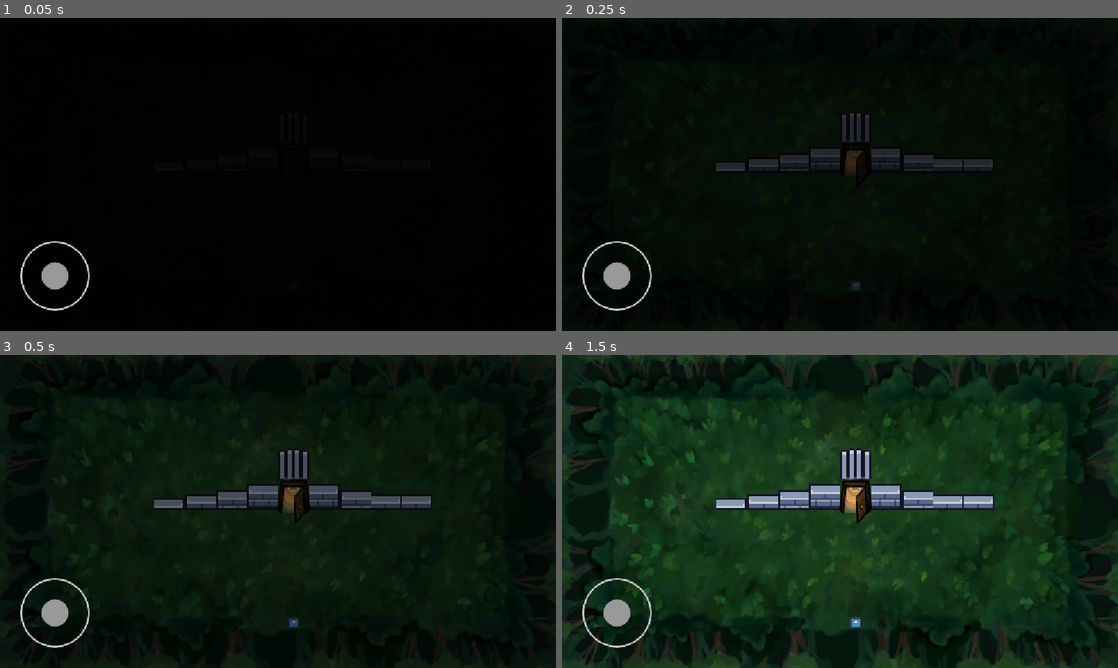
Above: before the commit, frames 1-4 (two rows, left to right).
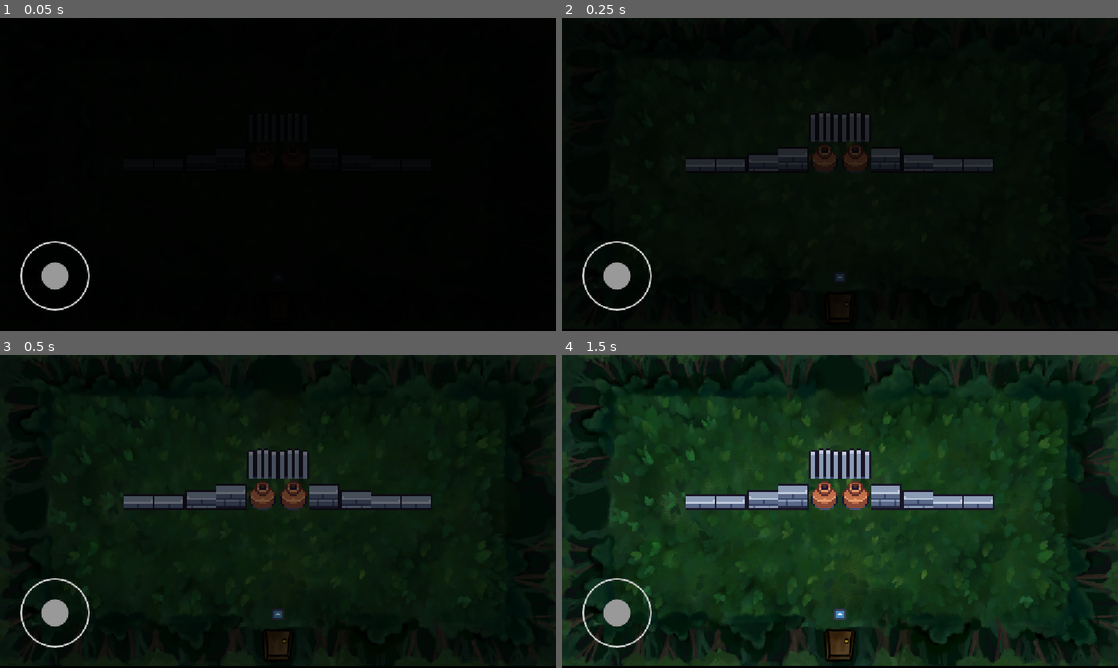
Above: after the commit, the same moments.

Repository: bnjmntmm/play_dungeon_crawler
Game: Godot game, scene res://scenes/end_room/end_room.tscn
Same seed, same stepped clock (60 frames per second), same inputs: the game is played once before the commit and once after it. This scene is started directly instead of the project's main scene. The engine's default icon, where the game draws it, is replaced by a stand-in: a white triangle on a blue panel in a dark square.
Inputs (mouse positions are in pixels of both pictures, inside the frame that each line leads up to):
- Up to frame 1 (0.05 s): no input
- Up to frame 2 (0.25 s): no input
- Up to frame 3 (0.5 s): no input
- Up to frame 4 (1.5 s): tap Enter (ui_accept) at 0.5, 0.77, 1.25 s; move the mouse to (962, 495) at 0.52 s; hold Right (ui_right) 0.53-1.28 s; tap Y at 0.6 s; click (962, 495) at 0.67 s; move the mouse to (728, 527) at 1.27 s; hold S from 1.28 s (still down); tap N at 1.35 s

The runs differ from the first frame. In frame 2, 1.3% of the frame differs, in the area x 22-56%, y 30-92%; in frame 3, 3.0%; in frame 4, 5.5%, in the area x 0-100%, y 0-100%.

Commit message:
Fixed collisions and nav mesh generation

Diff:
--- a/scenes/end_room/end_room.tscn
+++ b/scenes/end_room/end_room.tscn
@@ -1,12 +1,19 @@
 [gd_scene format=4 uid="uid://brkub0ovdbfcx"]
-[ext_resource type="Texture2D" uid="uid://c8cxiiuetkp75" path="res://assets/sprites/world_sprites/Hintergrund.PNG" id="bg_hintergrund"]
 
 [ext_resource type="TileSet" uid="uid://vdu1ji6k73dm" path="res://assets/resources/tile_sets/placeholder_tileset.tres" id="1_6tph8"]
 [ext_resource type="Script" uid="uid://cvl628i856ueo" path="res://scenes/end_room/end_room.gd" id="1_iyxm6"]
 [ext_resource type="PackedScene" uid="uid://dad5rvg2vb10d" path="res://scenes/player/player.tscn" id="3_wc4q1"]
+[ext_resource type="Texture2D" uid="uid://34qkqi65ha0q" path="res://assets/sprites/world_sprites/Tuer_zu.png" id="4_lkedx"]
 [ext_resource type="PackedScene" uid="uid://b5d5wutgrruw2" path="res://scenes/ui/scene_fader/scene_fader.tscn" id="4_rdyi0"]
 [ext_resource type="PackedScene" uid="uid://db0lumpc20jpc" path="res://scenes/level_door/level_door.tscn" id="5_ae138"]
 [ext_resource type="PackedScene" uid="uid://o61iiilu83u4" path="res://scenes/start_room/start_room.tscn" id="6_v48nx"]
+[ext_resource type="Texture2D" uid="uid://c8cxiiuetkp75" path="res://assets/sprites/world_sprites/Hintergrund.PNG" id="bg_hintergrund"]
+
+[sub_resource type="RectangleShape2D" id="RectangleShape2D_5gynk"]
+size = Vector2(1152, 64)
+
+[sub_resource type="RectangleShape2D" id="RectangleShape2D_3d4vl"]
+size = Vector2(64, 512)
 
 [node name="EndRoom" type="Node2D" unique_id=2119270197]
 script = ExtResource("1_iyxm6")
@@ -14,26 +21,52 @@
 [node name="TileLayers" type="Node2D" parent="." unique_id=1396138531]
 
 [node name="MainLevelLayer" type="Sprite2D" parent="TileLayers" unique_id=706239462]
-position = Vector2(576, 323.99997)
+position = Vector2(576, 320)
 rotation = 1.5707964
 scale = Vector2(0.6, 0.6)
 texture = ExtResource("bg_hintergrund")
 
 [node name="MainLevelCollisionLayer" type="TileMapLayer" parent="TileLayers" unique_id=696239462]
+visible = false
 scale = Vector2(4, 4)
 tile_map_data = PackedByteArray("AAAAAAAAAAABAAAAAAABAAAAAAACAAAAAAACAAAAAAACAAAAAAADAAAAAAACAAAAAAAEAAAAAAACAAAAAAAFAA …(2816 unchanged characters)…
 tile_set = ExtResource("1_6tph8")
 navigation_enabled = false
 
-visible = false
 [node name="ObjectLayer" type="TileMapLayer" parent="TileLayers" unique_id=1213103069]
 scale = Vector2(4, 4)
-tile_map_data = PackedByteArray("AAAFAAQABAABAAEAAAAGAAQABAACAAEAAAAHAAQABAAGAAEAAAAIAAQABAAIAAEAAAAKAAQABAAJAAEAAAALAAQABAAGAAEAAAAMAAQABAAFAAEAAAANAAQABAADAAEAAAAJAAMABAAAAAIAAAAJAAQAAQABAAUAAAA=")
+tile_map_data = PackedByteArray("AAAFAAQABAAFAAEAAAAGAAQABAAGAAEAAAAHAAQABAAJAAEAAAAIAAQAAQABAAUAAAAKAAQABAAJAAEAAAALAAQABAAGAAEAAAAMAAQABAAFAAEAAAANAAQABAADAAEAAAAJAAMABAAAAAIAAAAJAAQAAQABAAUAAAAIAAMABAAAAAIAAAAEAAQABAAFAAEAAAA=")
 tile_set = ExtResource("1_6tph8")
 navigation_enabled = false
 
+[node name="Wall" type="StaticBody2D" parent="TileLayers" unique_id=397479653]
+position = Vector2(44, 183)
+collision_mask = 22
+
+[node name="CollisionShape2D" type="CollisionShape2D" parent="TileLayers/Wall" unique_id=2041723795]
+position = Vector2(532, -151)
+shape = SubResource("RectangleShape2D_5gynk")
+
+[node name="CollisionShape2D2" type="CollisionShape2D" parent="TileLayers/Wall" unique_id=609212114]
+position = Vector2(532, 425)
+shape = SubResource("RectangleShape2D_5gynk")
+
+[node name="CollisionShape2D5" type="CollisionShape2D" parent="TileLayers/Wall" unique_id=41362119]
+position = Vector2(-12, 137)
+shape = SubResource("RectangleShape2D_3d4vl")
+
+[node name="CollisionShape2D6" type="CollisionShape2D" parent="TileLayers/Wall" unique_id=1896501021]
+position = Vector2(1076, 137)
+shape = SubResource("RectangleShape2D_3d4vl")
+
+[node name="TuerZu" type="Sprite2D" parent="." unique_id=406155931]
+position = Vector2(576, 602)
+rotation = -3.1415925
+scale = Vector2(0.244, 0.244)
+texture = ExtResource("4_lkedx")
+
 [node name="Player" parent="." unique_id=2108247644 instance=ExtResource("3_wc4q1")]
-position = Vector2(609, 554)
+position = Vector2(576, 537)
 use_slice_count_from_manager = true
 
 [node name="EndRoomUI" type="CanvasLayer" parent="." unique_id=1488534486]
@@ -41,6 +74,8 @@
 [node name="SceneFader" parent="EndRoomUI" unique_id=382022906 instance=ExtResource("4_rdyi0")]
 
 [node name="LevelDoor" parent="." unique_id=120435420 instance=ExtResource("5_ae138")]
-position = Vector2(608, 287)
+position = Vector2(576, 287)
+scale = Vector2(1.96, 1)
 is_teleport_door = true
 teleport_destination = ExtResource("6_v48nx")
+no_sprite = true
--- a/scenes/level_gen/dynamic_level.tscn
+++ b/scenes/level_gen/dynamic_level.tscn
@@ -13,11 +13,17 @@
 [ext_resource type="PackedScene" uid="uid://c88w75pb5xu4h" path="res://scenes/util/safe_area.tscn" id="11_a3nlj"]
 [ext_resource type="Texture2D" uid="uid://c8cxiiuetkp75" path="res://assets/sprites/world_sprites/Hintergrund.PNG" id="bg_hintergrund"]
 
-[sub_resource type="RectangleShape2D" id="RectangleShape2D_arqpn"]
-size = Vector2(65, 286)
+[sub_resource type="RectangleShape2D" id="RectangleShape2D_p52qu"]
+size = Vector2(544, 64)
 
-[sub_resource type="RectangleShape2D" id="RectangleShape2D_hgjwy"]
-size = Vector2(65, 496.99997)
+[sub_resource type="RectangleShape2D" id="RectangleShape2D_anga4"]
+size = Vector2(544, 64)
+
+[sub_resource type="RectangleShape2D" id="RectangleShape2D_1ngav"]
+size = Vector2(64, 224)
+
+[sub_resource type="RectangleShape2D" id="RectangleShape2D_a3nlj"]
+size = Vector2(64, 128)
 
 [node name="DynamicLevel" type="Node2D" unique_id=1100624506]
 script = ExtResource("1_ebv8c")
@@ -26,7 +32,7 @@
 [node name="TileLayers" type="Node2D" parent="." unique_id=1141214810]
 
 [node name="MainLevelLayer" type="Sprite2D" parent="TileLayers" unique_id=279505042]
-position = Vector2(576, 324)
+position = Vector2(576, 320)
 rotation = 1.5707964
 scale = Vector2(0.6, 0.6)
 texture = ExtResource("bg_hintergrund")
@@ -50,87 +56,105 @@
 collision_mask = 22
 
 [node name="CollisionShape2D" type="CollisionShape2D" parent="TileLayers/RoomCollisions/Wall" unique_id=2054619772]
-position = Vector2(22.5, -38)
-shape = SubResource("RectangleShape2D_arqpn")
+position = Vector2(228, -151)
+shape = SubResource("RectangleShape2D_p52qu")
 
-[node name="CollisionShape2D2" type="CollisionShape2D" parent="TileLayers/RoomCollisions/Wall" unique_id=620998285]
-position = Vector2(23, 337)
-shape = SubResource("RectangleShape2D_arqpn")
+[node name="CollisionShape2D2" type="CollisionShape2D" parent="TileLayers/RoomCollisions/Wall" unique_id=1664220053]
+position = Vector2(836, -151)
+shape = SubResource("RectangleShape2D_anga4")
 
-[node name="CollisionShape2D5" type="CollisionShape2D" parent="TileLayers/RoomCollisions/Wall" unique_id=1107713994]
-position = Vector2(1050, 337)
-shape = SubResource("RectangleShape2D_arqpn")
+[node name="CollisionShape2D3" type="CollisionShape2D" parent="TileLayers/RoomCollisions/Wall" unique_id=326079090]
+position = Vector2(228, 425)
+shape = SubResource("RectangleShape2D_p52qu")
 
-[node name="CollisionShape2D6" type="CollisionShape2D" parent="TileLayers/RoomCollisions/Wall" unique_id=1601741155]
-position = Vector2(1050, -38)
-shape = SubResource("RectangleShape2D_arqpn")
+[node name="CollisionShape2D4" type="CollisionShape2D" parent="TileLayers/RoomCollisions/Wall" unique_id=394436814]
+position = Vector2(836, 425)
+shape = SubResource("RectangleShape2D_anga4")
 
-[node name="CollisionShape2D3" type="CollisionShape2D" parent="TileLayers/RoomCollisions/Wall" unique_id=1047769397]
-position = Vector2(236.5, 423)
-rotation = 1.5707964
-shape = SubResource("RectangleShape2D_hgjwy")
+[node name="CollisionShape2D5" type="CollisionShape2D" parent="TileLayers/RoomCollisions/Wall" unique_id=154086589]
+position = Vector2(-12, 281)
+shape = SubResource("RectangleShape2D_1ngav")
 
-[node name="CollisionShape2D4" type="CollisionShape2D" parent="TileLayers/RoomCollisions/Wall" unique_id=775632431]
-position = Vector2(817, 423)
-rotation = 1.5707964
-shape = SubResource("RectangleShape2D_hgjwy")
+[node name="CollisionShape2D6" type="CollisionShape2D" parent="TileLayers/RoomCollisions/Wall" unique_id=795031998]
+position = Vector2(-12, -7)
+shape = SubResource("RectangleShape2D_1ngav")
 
-[node name="CollisionShape2D7" type="CollisionShape2D" parent="TileLayers/RoomCollisions/Wall" unique_id=1383796102]
-position = Vector2(228, -127)
-rotation = 1.5707964
-shape = SubResource("RectangleShape2D_hgjwy")
+[node name="CollisionShape2D7" type="CollisionShape2D" parent="TileLayers/RoomCollisions/Wall" unique_id=152288644]
+position = Vector2(1076, 281)
+shape = SubResource("RectangleShape2D_1ngav")
 
-[node name="CollisionShape2D8" type="CollisionShape2D" parent="TileLayers/RoomCollisions/Wall" unique_id=162938274]
-position = Vector2(812, -127)
-rotation = 1.5707964
-shape = SubResource("RectangleShape2D_hgjwy")
+[node name="CollisionShape2D8" type="CollisionShape2D" parent="TileLayers/RoomCollisions/Wall" unique_id=2022593378]
+position = Vector2(1076, -7)
+shape = SubResource("RectangleShape2D_1ngav")
 
-[node name="NavigationRegion2D" type="NavigationRegion2D" parent="." unique_id=1428946343]
+[node name="CollisionShape2D9" type="CollisionShape2D" parent="TileLayers/RoomCollisions/Wall" unique_id=1418119117]
+position = Vector2(1140, 137)
+shape = SubResource("RectangleShape2D_a3nlj")
+
+[node name="CollisionShape2D10" type="CollisionShape2D" parent="TileLayers/RoomCollisions/Wall" unique_id=988118766]
+position = Vector2(-76, 137)
+shape = SubResource("RectangleShape2D_a3nlj")
+
+[node name="CollisionShape2D11" type="CollisionShape2D" parent="TileLayers/RoomCollisions/Wall" unique_id=1253892936]
+position = Vector2(532, 489)
+rotation = -1.5707964
+shape = SubResource("RectangleShape2D_a3nlj")
+
+[node name="CollisionShape2D12" type="CollisionShape2D" parent="TileLayers/RoomCollisions/Wall" unique_id=1977902694]
+position = Vector2(532, -215)
+rotation = -1.5707964
+shape = SubResource("RectangleShape2D_a3nlj")
+
+[node name="NavigationRegion2D" type="NavigationRegion2D" parent="." unique_id=1428946343 node_paths=PackedStringArray("floor_polygon")]
 script = ExtResource("10_navigation")
+floor_polygon = NodePath("../FloorArea")
+
+[node name="FloorArea" type="Polygon2D" parent="." unique_id=2139087960]
+color = Color(1, 1, 1, 0)
+polygon = PackedVector2Array(1088, 576, 64, 576, 64, 64, 1088, 64, 1088, 576)
 
 [node name="SafeAreas" type="Node2D" parent="." unique_id=1612479251]
 position = Vector2(1120, 289.00003)
-scale = Vector2(8.839996, 8.08)
 
 [node name="SafeArea" parent="SafeAreas" unique_id=521000747 instance=ExtResource("11_a3nlj")]
-position = Vector2(-62.1041, 33.66336)
+position = Vector2(-544, 286.99997)
 
 [node name="SafeArea2" parent="SafeAreas" unique_id=1443511539 instance=ExtResource("11_a3nlj")]
-position = Vector2(-63.00908, -25.86634)
+position = Vector2(-1056, 30.999962)
 
 [node name="SafeArea3" parent="SafeAreas" unique_id=1707402177 instance=ExtResource("11_a3nlj")]
-position = Vector2(-115.49779, 4.9504914)
+position = Vector2(-544, -225.00005)
 
 [node name="SafeArea4" parent="SafeAreas" unique_id=1244036859 instance=ExtResource("11_a3nlj")]
-position = Vector2(-8.031678, 4.9504914)
+position = Vector2(-31.999939, 30.99996)
 
 [node name="LevelExits" type="Node2D" parent="." unique_id=555639378]
 
 [node name="LevelDoor" parent="LevelExits" unique_id=120435420 node_paths=PackedStringArray("enter_door") instance=ExtResource("6_m30r8")]
-position = Vector2(563, 56)
+position = Vector2(576, 32)
 enter_door = NodePath("../LevelDoor3")
-door_fade_duration = null
-player_spawn_offset = Vector2(0, 45)
+player_spawn_offset = Vector2(0, 64)
+no_sprite = false
 
 [node name="LevelDoor2" parent="LevelExits" unique_id=1431727498 node_paths=PackedStringArray("enter_door") instance=ExtResource("6_m30r8")]
-position = Vector2(1094, 329)
+position = Vector2(1120, 320)
+rotation = 1.5707964
 enter_door = NodePath("../LevelDoor4")
-door_fade_duration = null
-sprite_rotation_degrees = 90.0
-player_spawn_offset = Vector2(-45, 0)
+player_spawn_offset = Vector2(0, 64)
+no_sprite = false
 
 [node name="LevelDoor3" parent="LevelExits" unique_id=410338649 node_paths=PackedStringArray("enter_door") instance=ExtResource("6_m30r8")]
-position = Vector2(571, 606)
+position = Vector2(576, 608)
+rotation = -3.1415927
 enter_door = NodePath("../LevelDoor")
-door_fade_duration = null
-sprite_rotation_degrees = 180.0
-player_spawn_offset = Vector2(0, -45)
+player_spawn_offset = Vector2(0, 64)
+no_sprite = false
 
 [node name="LevelDoor4" parent="LevelExits" unique_id=144806269 node_paths=PackedStringArray("enter_door") instance=ExtResource("6_m30r8")]
-position = Vector2(52, 329)
+position = Vector2(32, 320)
+rotation = -1.5707964
 enter_door = NodePath("../LevelDoor2")
-door_fade_duration = null
-sprite_rotation_degrees = -90.0
-player_spawn_offset = Vector2(47.29, 0)
+player_spawn_offset = Vector2(0, 64)
+no_sprite = false
 
 [node name="Player" parent="." unique_id=2108247644 instance=ExtResource("7_wkt00")]
--- a/scenes/level_gen/runtime_navigation.gd
+++ b/scenes/level_gen/runtime_navigation.gd
@@ -1,10 +1,12 @@
 class_name NavigationRegion2DRuntimeBuilder
 extends NavigationRegion2D
-## Rebuilt from the current TileMapLayers, never from a saved room bake.
+## Rebuilt at runtime from the level's static collision shapes plus a hand-drawn floor outline.
 
 signal navigation_ready
 signal _bake_completed
 
+## Polygon2D (invisible) that traces the walkable floor. Assign it in the inspector.
+@export var floor_polygon: Polygon2D
 ## World-space minimum radius; expanded automatically for larger spawned animals.
 @export var minimum_agent_radius: float = 40
 @export var clearance_margin: float = 2.0
@@ -14,6 +16,10 @@
 var _bake_finished := false
 
 func rebuild(source_root: Node2D) -> void:
+	if floor_polygon == null:
+		push_error("NavigationRegion2DRuntimeBuilder: floor_polygon is not assigned.")
+		return
+
 	_rebuild_requested = true
 	if rebuilding:
 		await navigation_ready
@@ -23,7 +29,7 @@
 	while _rebuild_requested:
 		_rebuild_requested = false
 		enabled = false
-		# Tile scene instances and queued deletions must settle before parsing.
+		# Scene instances and queued deletions must settle before parsing.
 		await get_tree().process_frame
 		var tile_layers := source_root.find_children("*", "TileMapLayer", true, false)
 		for tile_layer: TileMapLayer in tile_layers:
@@ -40,8 +46,18 @@
 		polygon.agent_radius = _get_agent_radius(source_root) + clearance_margin
 		polygon.parsed_geometry_type = NavigationPolygon.PARSED_GEOMETRY_STATIC_COLLIDERS
 		polygon.parsed_collision_mask = 1 # World only; exclude player/animal/trigger shapes.
+
 		var source := NavigationMeshSourceGeometryData2D.new()
 		NavigationServer2D.parse_source_geometry_data(polygon, source, source_root)
+
+		# Walkable outline, converted into source_root's local space.
+		# Collision shapes parsed above get carved out of this area.
+		var to_root := source_root.global_transform.affine_inverse() * floor_polygon.global_transform
+		var outline := PackedVector2Array()
+		for p in floor_polygon.polygon:
+			outline.append(to_root * p)
+		source.add_traversable_outline(outline)
+
 		_bake_finished = false
 		NavigationServer2D.bake_from_source_geometry_data_async(polygon, source, _on_bake_completed)
 		# Small or empty inputs can invoke the callback before the call returns.
@@ -60,6 +76,10 @@
 			await get_tree().physics_frame
 		# Flush the map after the region's asynchronous iteration is ready.
 		NavigationServer2D.map_force_update(get_navigation_map())
+
+		# Uncomment to debug an empty result:
+		# print("nav bake: has_data=", source.has_data(), " polygons=", polygon.get_polygon_count())
+
 	for animal in paused_animals:
 		if is_instance_valid(animal):
 			animal.set_physics_process(true)
@@ -79,5 +99,6 @@
 				var world_scale := collision.global_transform.get_scale().abs()
 				radius = maxf(radius, collision.shape.radius * maxf(world_scale.x, world_scale.y))
 	#return radius
-	#Since radius is always the same its hand set. This specific value to create nav meshes that work with small tile rooms
+	# Radius is always the same, so it is hand set. This specific value creates nav meshes
+	# that work with small rooms.
 	return 29
